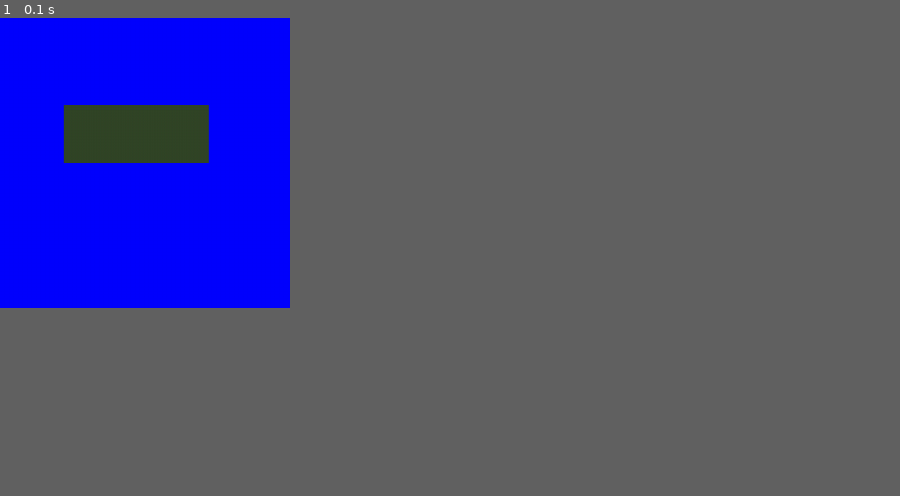
Above: before the commit, frame 1.
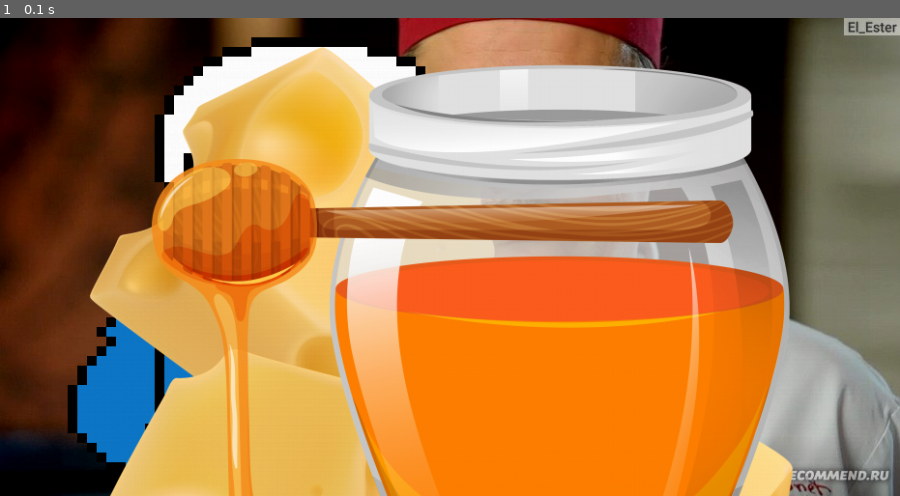
Above: after the commit, the same moment.

Repository: Hy1Dragon/pygame
Game: pygame game, started from main.py
Same seed, same stepped clock (60 frames per second), same inputs: the game is played once before the commit and once after it.
Inputs:
- Up to frame 1 (0.1 s): no input
In our replay, the window is 290x290 before the commit and 900x478 after it. These sizes can differ from the game's own. Grey fills any space a smaller window leaves; there, only what the larger window draws over its background counts as a difference.

The runs differ from the first frame. In frame 1, 95% of the frame differs, in the area x 0-100%, y 0-100%.

Commit message:
Add files via upload

Diff:
--- a/main.py
+++ b/main.py
@@ -1,34 +1,35 @@
 import pygame
 
+class Food():
+    def __init__(self,a,b,c):
+        self.image = pygame.image.load(a)# загрузка картинки
+        self.rect = self.image.get_rect()# получение прямоугольника от картинки
+        self.x = b
+        self.y = c
 
-pygame.init() # обезательная программа
+    def draw_image(self):#метод отрисовки картинки
+        screen.blit(self.image, (self.x, self.y))
 
-window_size=(300,300)#размеры окна
+
+fon = Food('кухня.jpg', 0, 0)
+pygame.init()
+window_size=(931,495)#размеры окна
 screen=pygame.display.set_mode(window_size)#сделать экран с размерами
 pygame.display.set_caption("Undertale")
-background_color = (0,0,255)
 clock = pygame.time.Clock()#фпс
-x = 66
-y = 90
+
+op = Food ('еда 1.png',0,0)
+po = Food ('еда 3.png',0,0)
+poop = Food('еда4.png',0,0)
+
 while True:#игровой цикл
-    screen.fill(background_color) #заливка экрана цветом
-    color = (50, 70, 40)
-    r = pygame.Rect(x, y, 150, 60)
+    fon.draw_image()#приминение метода отрисовки картинки к объкеу-картинки
+    op.draw_image()
+    po.draw_image()
+    poop.draw_image()
 
-    pygame.draw.rect(screen,color,r)
-
-    clock.tick(40)#40фпс\с
-    pygame.display.update()#оюновление содержимого экрана
+    clock.tick(40)#40фпс
     for event in pygame.event.get():#события
-        if event.type == pygame.KEYDOWN:
-            if event.key == pygame.K_a:
-                x = x - 5
-            if event.key == pygame.K_w:
-                y = y - 5
-            if event.key == pygame.K_s:
-                y = y + 5
-            if event.key == pygame.K_d:
-                x = x + 5
-
         if event.type == pygame.QUIT:#если нажали крест
               pygame.QUIT()# выход из игры
+    pygame.display.update()  # оюновление содержимого экрана
Binary file added: еда 1.png
Binary file added: еда 3.png
Binary file added: еда4.png
Binary file added: кухня.jpg
